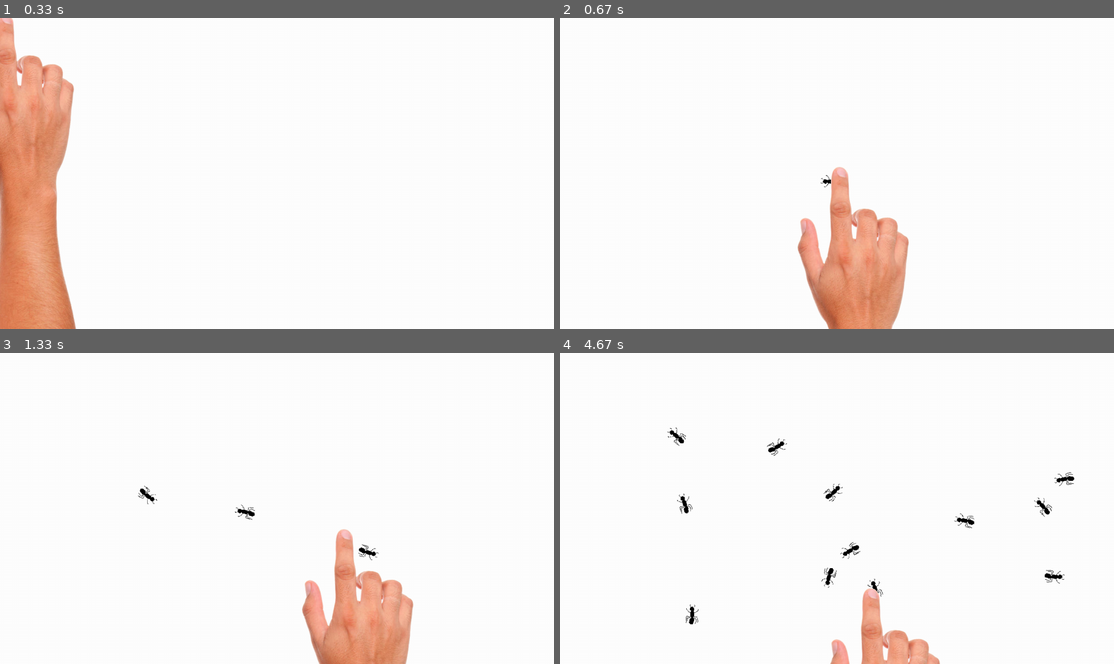
Above: before the commit, frames 1-4 (two rows, left to right).
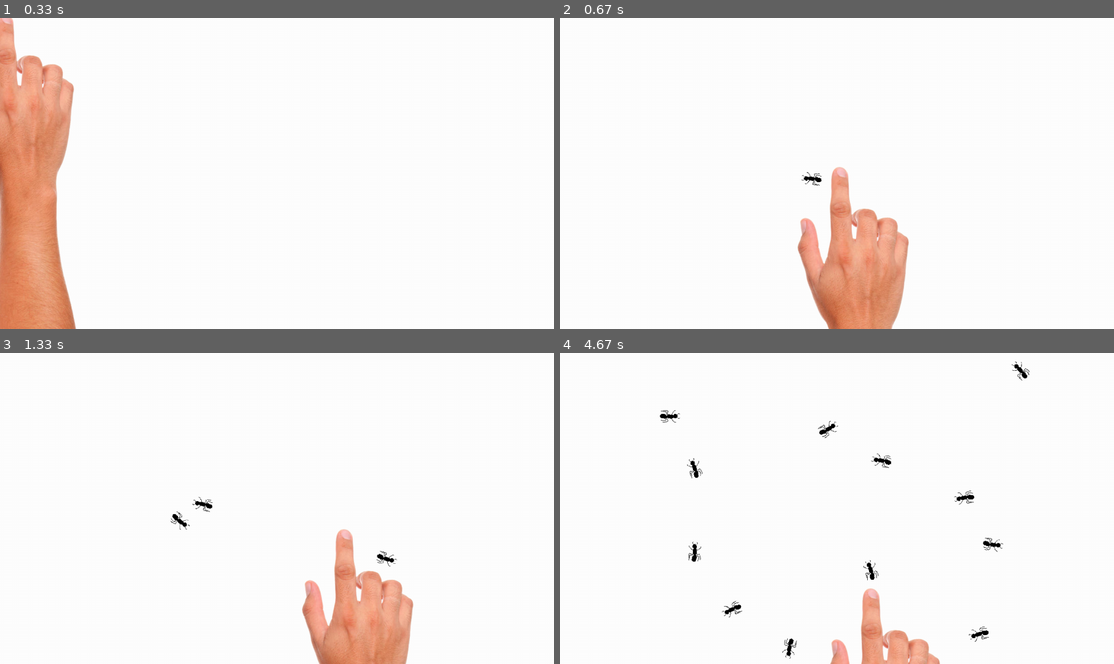
Above: after the commit, the same moments.

Repository: SL-prog/Pygame-Compilation
Game: pygame game, started from fourmiZ.py
Two runs of this game, one before a commit and one after it. Both use one fixed random seed, a clock stepped at 60 frames per second and the inputs below.
Inputs (mouse positions are in pixels of both pictures, inside the frame that each line leads up to):
- Up to frame 1 (0.33 s): no input
- Up to frame 2 (0.67 s): click (837, 173) at 0.38 s
- Up to frame 3 (1.33 s): click (105, 461) at 0.72 s; click (343, 536) at 1.05 s
- Up to frame 4 (4.67 s): right-click (837, 545) at 1.38 s; click (1047, 626) at 1.72 s; click (947, 483) at 2.05 s; click (1036, 483) at 2.38 s; click (1030, 570) at 2.72 s; click (859, 496) at 3.05 s; click (715, 452) at 3.38 s; click (670, 623) at 3.72 s; click (665, 527) at 4.05 s; click (870, 595) at 4.38 s

Frame 1 is identical in both runs. In frame 2, 0.1% of the frame differs, in the area x 43-49%, y 49-55%; in frame 3, 0.4%; in frame 4, 1.7%, in the area x 18-93%, y 2-99%.

Commit message:
Removed cursor.

Diff:
--- a/fourmiZ.py
+++ b/fourmiZ.py
@@ -125,7 +125,7 @@
 ants = []
 deads = []
 
-
+pygame.mouse.set_visible(False)
 while jeu:
     for event in pygame.event.get():
         if event.type == QUIT:
@@ -163,7 +163,7 @@
     fenetre.blit(FINGER, (x-250, y-72))
 
     pygame.display.flip()
-    pygame.time.Clock().tick(30)
+    pygame.time.Clock().tick(60)
 
 print(len(deads))
 print(len(ants))
